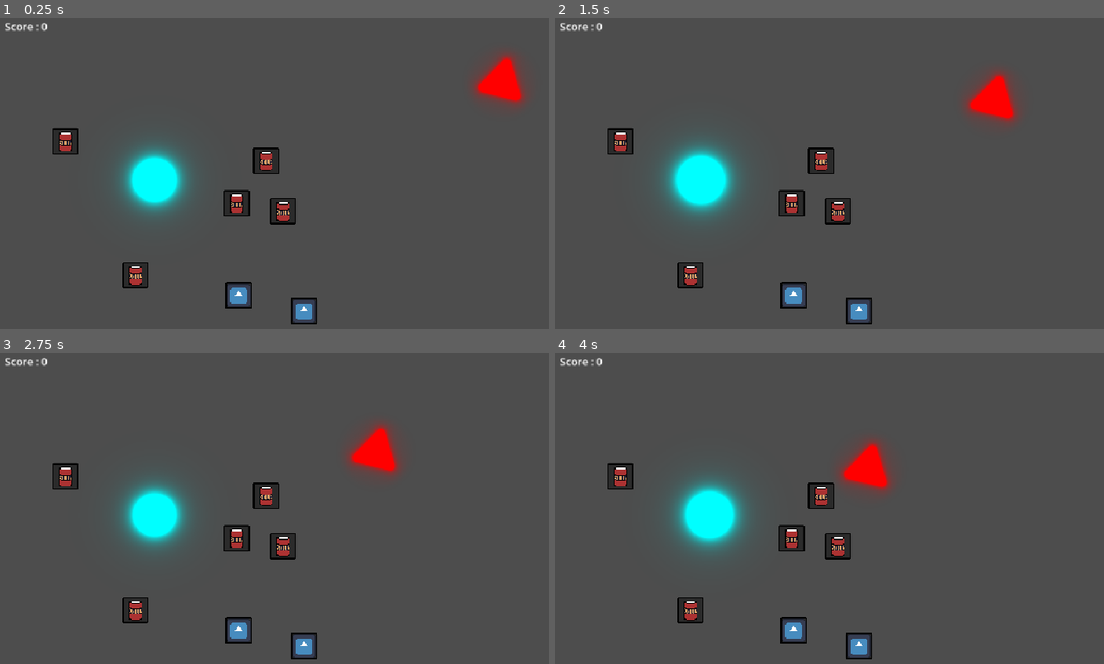
Above: before the commit, frames 1-4 (two rows, left to right).
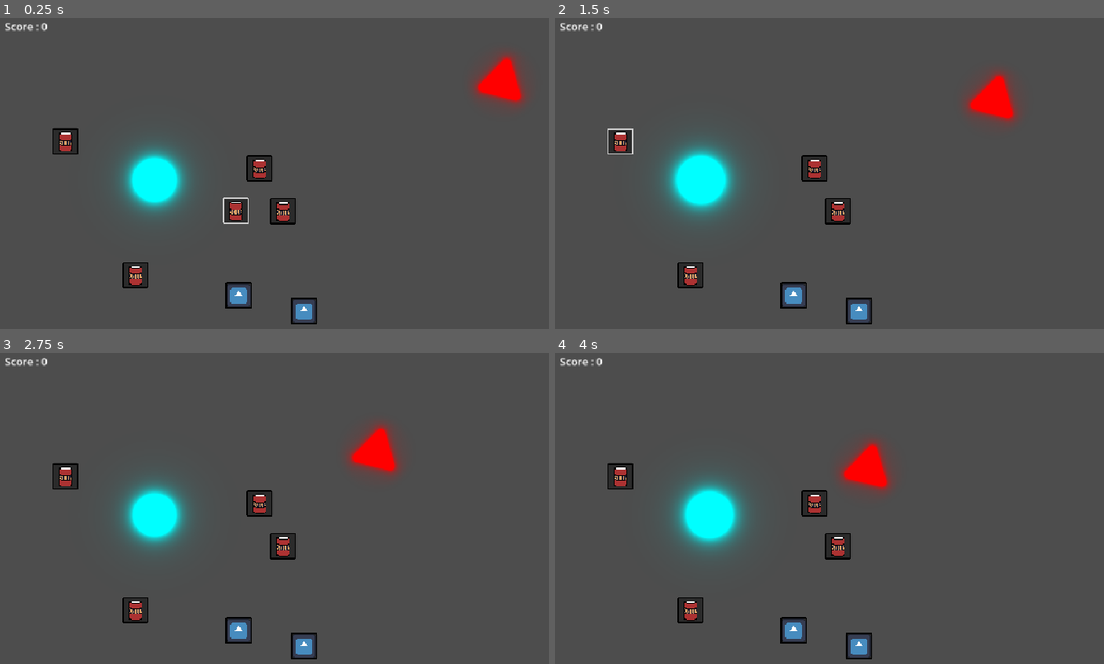
Above: after the commit, the same moments.

Repository: loco-choco/quantux-ui-experiment
Game: Godot game, scene res://main.tscn
Two runs of this game, one before a commit and one after it. Both use one fixed random seed, a clock stepped at 60 frames per second and the inputs below. The engine's default icon, where the game draws it, is replaced by a stand-in: a white triangle on a blue panel in a dark square.
Inputs (mouse positions are in pixels of both pictures, inside the frame that each line leads up to):
- Up to frame 1 (0.25 s): no input
- Up to frame 2 (1.5 s): move the mouse to (1005, 173) at 0.52 s; tap E (pickup_item) at 0.6 s; click (1005, 173) at 0.67 s; move the mouse to (741, 207) at 1.27 s; tap Left (player_move_x_neg) at 1.35 s; click (741, 207) at 1.42 s
- Up to frame 3 (2.75 s): move the mouse to (373, 446) at 2.02 s; tap Right (player_move_x_pos) at 2.1 s; click (373, 446) at 2.17 s
- Up to frame 4 (4 s): move the mouse to (834, 595) at 2.77 s; tap Up (player_move_y_neg) at 2.85 s; click (834, 595) at 2.92 s; move the mouse to (1054, 576) at 3.52 s; tap Down (player_move_y_pos) at 3.6 s; click (1054, 576) at 3.67 s

The runs differ from the first frame. In frame 1, 1.0% of the frame differs, in the area x 40-51%, y 41-67%; in frame 2, 1.0%, in the area x 9-51%, y 35-64%; in frame 3, 1.0%; in frame 4, 1.0%.

Commit message:
attempt at improving dropped items to not overlap

Diff:
--- a/gameplay/player.gd
+++ b/gameplay/player.gd
@@ -1,4 +1,4 @@
-class_name Player extends Area2D
+class_name Player extends Node2D
 
 signal item_collected(item_data: Item)
 
@@ -34,16 +34,18 @@
 	#else:
 		#$SpriteBouncer2D.stop()
 
-func _on_area_entered(area: Area2D) -> void:
-	var item : Item = area as Item
+func _on_interactable_enter(area: Area2D) -> void:
+	var item_coll : ItemInteractCollider = area as ItemInteractCollider
+	var item : Item = item_coll.get_item() if item_coll else null
 	if item and not grabbable_items.has(item):
 		if grabbable_items.size() > 0:
 			grabbable_items[-1].diselect()
 		grabbable_items.push_back(item)
 		item.select()
 
-func _on_area_exited(area: Area2D) -> void:
-	var item : Item = area as Item
+func _on_interactable_exit(area: Area2D) -> void:
+	var item_coll : ItemInteractCollider = area as ItemInteractCollider
+	var item : Item = item_coll.get_item() if item_coll else null
 	if item:
 		grabbable_items.erase(item)
 		item.diselect()
--- a/items/item.gd
+++ b/items/item.gd
@@ -1,13 +1,23 @@
-class_name Item extends Area2D
+class_name Item extends Node2D
 
 @export var item_data: ItemData
 @onready var icon: TextureRect = $%Icon
 @onready var diselected: Control = $%Diselected
 @onready var selected: Control = $%Selected
 
+@onready var item_collider: Area2D = $%ItemCollider
+@export var item_force_field_accel : float = 10
+
 func _ready() -> void:
 	sync_with_item_data()
 	diselect()
+
+func _physics_process(delta: float) -> void:
+	var accel : Vector2 = Vector2.ZERO
+	for area : Area2D in item_collider.get_overlapping_areas():
+		accel = accel + \
+			  (global_position - area.global_position) * item_force_field_accel
+	global_position = global_position + accel * delta
 
 func sync_with_item_data() -> void:
 	icon.texture = item_data.texture
--- a/items/item.tscn
+++ b/items/item.tscn
@@ -1,8 +1,9 @@
-[gd_scene load_steps=9 format=3 uid="uid://dfa3nrjnhe3mt"]
+[gd_scene load_steps=11 format=3 uid="uid://dfa3nrjnhe3mt"]
 
 [ext_resource type="Script" uid="uid://ck4ylmuc6egep" path="res://items/item.gd" id="1_kg5e7"]
 [ext_resource type="Script" uid="uid://dnhj6mns60i8v" path="res://items/item_data.gd" id="2_cd4ji"]
 [ext_resource type="Texture2D" uid="uid://bidf8wxw1wkkp" path="res://icon.svg" id="3_cd4ji"]
+[ext_resource type="Script" uid="uid://dr35ee7tniemq" path="res://items/item_interact_collider.gd" id="4_88lpn"]
 [ext_resource type="Texture2D" uid="uid://c4ovb6eqsu04x" path="res://items/item.png" id="5_88lpn"]
 
 [sub_resource type="Resource" id="Resource_88lpn"]
@@ -13,7 +14,10 @@
 metadata/_custom_type_script = "uid://dnhj6mns60i8v"
 
 [sub_resource type="CircleShape2D" id="CircleShape2D_cd4ji"]
-radius = 55.509007
+radius = 50.5
+
+[sub_resource type="CircleShape2D" id="CircleShape2D_88lpn"]
+radius = 28.01785
 
 [sub_resource type="StyleBoxFlat" id="StyleBoxFlat_88lpn"]
 bg_color = Color(0.16862746, 0.16862746, 0.16862746, 1)
@@ -40,14 +44,29 @@
 corner_radius_bottom_left = 2
 anti_aliasing_size = 0.1
 
-[node name="Item" type="Area2D"]
-collision_mask = 0
+[node name="Item" type="Node2D"]
 script = ExtResource("1_kg5e7")
 item_data = SubResource("Resource_88lpn")
 
-[node name="CollisionShape2D" type="CollisionShape2D" parent="."]
+[node name="InteractCollider" type="Area2D" parent="."]
+collision_layer = 2
+collision_mask = 2
+script = ExtResource("4_88lpn")
+
+[node name="CollisionShape2D" type="CollisionShape2D" parent="InteractCollider"]
 position = Vector2(0.5, 0)
 shape = SubResource("CircleShape2D_cd4ji")
+
+[node name="ItemCollider" type="Area2D" parent="."]
+unique_name_in_owner = true
+position = Vector2(-20, -20)
+collision_layer = 4
+collision_mask = 4
+script = ExtResource("4_88lpn")
+
+[node name="CollisionShape2D" type="CollisionShape2D" parent="ItemCollider"]
+position = Vector2(20, 20)
+shape = SubResource("CircleShape2D_88lpn")
 
 [node name="Control" type="Control" parent="."]
 layout_mode = 3
--- /dev/null
+++ b/items/item_interact_collider.gd
@@ -0,0 +1,4 @@
+class_name ItemInteractCollider extends Area2D
+
+func get_item() -> Item:
+	return get_parent() as Item
--- a/main.tscn
+++ b/main.tscn
@@ -47,7 +47,7 @@
 item_data = ExtResource("6_5vw27")
 
 [node name="Item2" parent="." instance=ExtResource("2_0xm2m")]
-position = Vector2(412, 225)
+position = Vector2(394, 243)
 item_data = ExtResource("6_5vw27")
 
 [node name="Item6" parent="." instance=ExtResource("2_0xm2m")]
--- a/player.tscn
+++ b/player.tscn
@@ -11,7 +11,10 @@
 [sub_resource type="CircleShape2D" id="CircleShape2D_hqtel"]
 radius = 12.337838
 
-[node name="Player" type="Area2D"]
+[sub_resource type="CircleShape2D" id="CircleShape2D_sweqy"]
+radius = 90.02222
+
+[node name="Player" type="Node2D"]
 script = ExtResource("1_4flbx")
 
 [node name="SpriteBouncer2D" type="Sprite2D" parent="."]
@@ -22,10 +25,19 @@
 texture = ExtResource("2_onrkg")
 script = ExtResource("3_i3pqv")
 
-[node name="CollisionShape2D" type="CollisionShape2D" parent="."]
+[node name="DamageCollider" type="Area2D" parent="."]
+
+[node name="CollisionShape2D" type="CollisionShape2D" parent="DamageCollider"]
 position = Vector2(0, -4.7683716e-07)
 scale = Vector2(3, 3)
 shape = SubResource("CircleShape2D_hqtel")
 
-[connection signal="area_entered" from="." to="." method="_on_area_entered"]
-[connection signal="area_exited" from="." to="." method="_on_area_exited"]
+[node name="InteractableCollider" type="Area2D" parent="."]
+collision_layer = 2
+collision_mask = 2
+
+[node name="CollisionShape2D" type="CollisionShape2D" parent="InteractableCollider"]
+shape = SubResource("CircleShape2D_sweqy")
+
+[connection signal="area_entered" from="InteractableCollider" to="." method="_on_interactable_enter"]
+[connection signal="area_exited" from="InteractableCollider" to="." method="_on_interactable_exit"]
Not shown, added: items/item_interact_collider.gd.uid
Not shown: 1 places in player.tscn that only renumber resources
